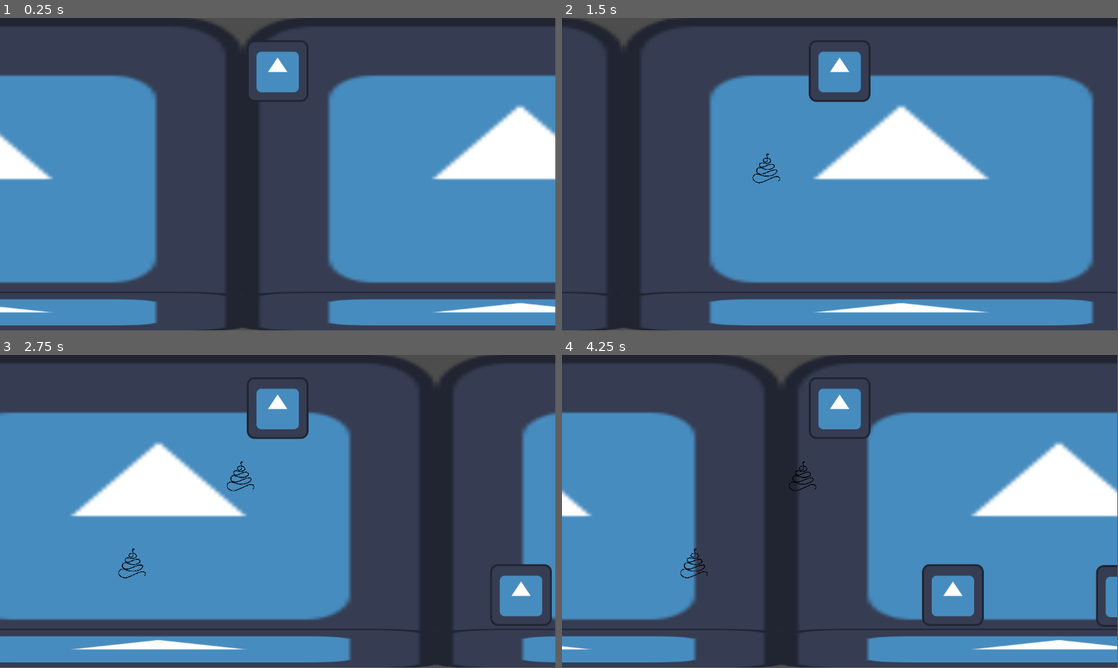
Above: before the commit, frames 1-4 (two rows, left to right).
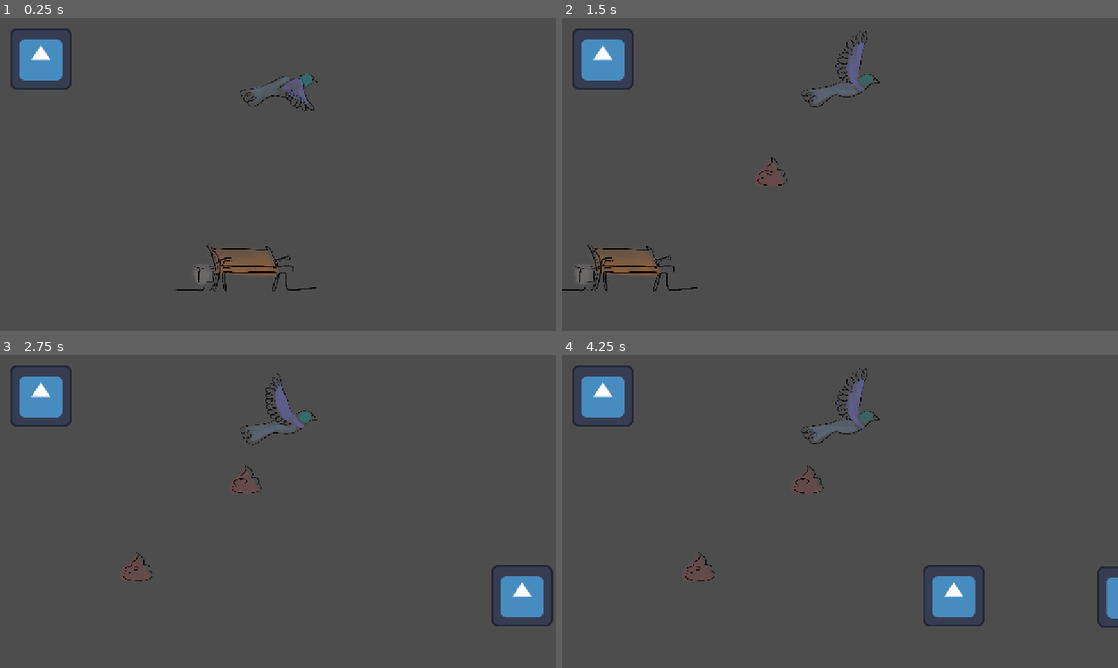
Above: after the commit, the same moments.

Repository: Argonbart/1Kackspiel
Game: Godot game, scene res://scenes/world.tscn
Same seed, same stepped clock (60 frames per second), same inputs: the game is played once before the commit and once after it. The engine's default icon, where the game draws it, is replaced by a stand-in: a white triangle on a blue panel in a dark square.
Inputs (mouse positions are in pixels of both pictures, inside the frame that each line leads up to):
- Up to frame 1 (0.25 s): no input
- Up to frame 2 (1.5 s): move the mouse to (962, 158) at 0.52 s; click (962, 158) at 0.67 s; move the mouse to (728, 190) at 1.27 s; click (728, 190) at 1.42 s
- Up to frame 3 (2.75 s): move the mouse to (333, 442) at 2.02 s; click (333, 442) at 2.17 s
- Up to frame 4 (4.25 s): move the mouse to (812, 574) at 2.77 s; click (812, 574) at 2.92 s; move the mouse to (1006, 558) at 3.52 s; click (1006, 558) at 3.67 s
In our replay, the window is 799x449 before the commit and 800x450 after it. These sizes can differ from the game's own. Grey fills any space a smaller window leaves; there, only what the larger window draws over its background counts as a difference.

The runs differ from the first frame. In frame 1, 64% of the frame differs, in the area x 0-100%, y 0-100%; in frame 2, 63%; in frame 3, 62%; in frame 4, 62%.

Commit message:
Add art sprites

Diff:
--- a/1kackspiel/project.godot
+++ b/1kackspiel/project.godot
@@ -18,3 +18,8 @@
 [autoload]
 
 Globals="*res://scripts/globals.gd"
+
+[display]
+
+window/size/mode=4
+window/stretch/mode="canvas_items"
--- /dev/null
+++ b/1kackspiel/scenes/background.tscn
@@ -0,0 +1,10 @@
+[gd_scene load_steps=2 format=3 uid="uid://bnp0jtbeoph08"]
+
+[ext_resource type="Texture2D" uid="uid://baxx1vpyavn1k" path="res://assets/landscape_bench.png" id="1_bkp1e"]
+
+[node name="Background" type="Node2D"]
+
+[node name="Sprite2D" type="Sprite2D" parent="."]
+position = Vector2(0, 500)
+scale = Vector2(0.15, 0.15)
+texture = ExtResource("1_bkp1e")
--- a/1kackspiel/scenes/bird.tscn
+++ b/1kackspiel/scenes/bird.tscn
@@ -1,7 +1,64 @@
-[gd_scene load_steps=4 format=3 uid="uid://cm4xec5ngycft"]
+[gd_scene load_steps=12 format=3 uid="uid://cm4xec5ngycft"]
 
 [ext_resource type="Script" uid="uid://cf3yhgot6dmyf" path="res://scripts/bird.gd" id="1_3po83"]
-[ext_resource type="Texture2D" uid="uid://b3qqm72k53syp" path="res://assets/icon.svg" id="1_kqhkv"]
+[ext_resource type="Texture2D" uid="uid://501y3kru52u2" path="res://assets/bird_spritesheet.png" id="2_3po83"]
+
+[sub_resource type="AtlasTexture" id="AtlasTexture_hq4t0"]
+atlas = ExtResource("2_3po83")
+region = Rect2(0, 0, 1084, 1110)
+
+[sub_resource type="AtlasTexture" id="AtlasTexture_twsrt"]
+atlas = ExtResource("2_3po83")
+region = Rect2(1084, 0, 1084, 1110)
+
+[sub_resource type="AtlasTexture" id="AtlasTexture_b7mtg"]
+atlas = ExtResource("2_3po83")
+region = Rect2(2168, 0, 1084, 1110)
+
+[sub_resource type="AtlasTexture" id="AtlasTexture_bdh3x"]
+atlas = ExtResource("2_3po83")
+region = Rect2(3252, 0, 1084, 1110)
+
+[sub_resource type="AtlasTexture" id="AtlasTexture_jggmu"]
+atlas = ExtResource("2_3po83")
+region = Rect2(4336, 0, 1084, 1110)
+
+[sub_resource type="AtlasTexture" id="AtlasTexture_hrcfq"]
+atlas = ExtResource("2_3po83")
+region = Rect2(5420, 0, 1084, 1110)
+
+[sub_resource type="AtlasTexture" id="AtlasTexture_ehebh"]
+atlas = ExtResource("2_3po83")
+region = Rect2(6504, 0, 1084, 1110)
+
+[sub_resource type="SpriteFrames" id="SpriteFrames_qavic"]
+animations = [{
+"frames": [{
+"duration": 1.0,
+"texture": SubResource("AtlasTexture_hq4t0")
+}, {
+"duration": 1.0,
+"texture": SubResource("AtlasTexture_twsrt")
+}, {
+"duration": 1.0,
+"texture": SubResource("AtlasTexture_b7mtg")
+}, {
+"duration": 1.0,
+"texture": SubResource("AtlasTexture_bdh3x")
+}, {
+"duration": 1.0,
+"texture": SubResource("AtlasTexture_jggmu")
+}, {
+"duration": 1.0,
+"texture": SubResource("AtlasTexture_hrcfq")
+}, {
+"duration": 1.0,
+"texture": SubResource("AtlasTexture_ehebh")
+}],
+"loop": true,
+"name": &"default",
+"speed": 10.0
+}]
 
 [sub_resource type="RectangleShape2D" id="RectangleShape2D_3po83"]
 size = Vector2(128, 127)
@@ -11,9 +68,12 @@
 bird_sprite = NodePath("Sprite")
 camera = NodePath("Camera")
 
-[node name="Sprite" type="Sprite2D" parent="."]
-position = Vector2(0, -214)
-texture = ExtResource("1_kqhkv")
+[node name="Sprite" type="AnimatedSprite2D" parent="."]
+position = Vector2(0, -214.5)
+scale = Vector2(0.15, 0.15)
+sprite_frames = SubResource("SpriteFrames_qavic")
+autoplay = "default"
+frame_progress = 0.876447
 
 [node name="CollisionShape" type="CollisionShape2D" parent="."]
 position = Vector2(0, -214.5)
--- a/1kackspiel/scenes/poop.tscn
+++ b/1kackspiel/scenes/poop.tscn
@@ -1,8 +1,8 @@
 [gd_scene load_steps=4 format=3 uid="uid://c25xab4l8sob6"]
 
-[ext_resource type="Texture2D" uid="uid://d7ccj6l01dwt" path="res://assets/kacki.png" id="1_634gh"]
+[ext_resource type="Texture2D" uid="uid://bop7sv3ajsy1p" path="res://assets/poop_munition_outline.png" id="2_l3xhj"]
 [ext_resource type="Script" uid="uid://wxgakxl7g3u3" path="res://scripts/poop.gd" id="2_pkbnx"]
-[ext_resource type="Texture2D" uid="uid://b3qqm72k53syp" path="res://assets/icon.svg" id="3_l3xhj"]
+[ext_resource type="Texture2D" uid="uid://dlm8sgwh3kl1y" path="res://assets/poop_munition_shape.png" id="3_l3xhj"]
 
 [node name="Poop" type="Node2D" node_paths=PackedStringArray("poop_body", "poop_area")]
 script = ExtResource("2_pkbnx")
@@ -14,29 +14,21 @@
 collision_layer = 2
 
 [node name="CollisionPolygon2D" type="CollisionPolygon2D" parent="PoopBody"]
-polygon = PackedVector2Array(1, -34, 14, -10, 21, 2, 27, 18, 24, 25, -20, 28, -30, 20, -29, 11, -21, -3, -15, -14, -7, -24, -1, -34)
+polygon = PackedVector2Array(6, -28, 21, -17, 24, -8, 24, -2, 33, 0, 38, 7, 37, 12, 40, 17, 41, 23, 38, 28, 29, 33, 14, 34, -3, 33, -16, 31, -21, 26, -23, 21, -22, 18, -17, 15, -18, 11, -18, 5, -14, 2, -8, 1, -5, -2, -3, -7, 3, -13, 6, -16, 7, -20, 6, -24, 5, -27)
+
+[node name="PoopSprite2" type="Sprite2D" parent="PoopBody"]
+modulate = Color(1, 1, 1, 0.392157)
+scale = Vector2(0.04, 0.04)
+texture = ExtResource("3_l3xhj")
 
 [node name="PoopSprite" type="Sprite2D" parent="PoopBody"]
 scale = Vector2(0.04, 0.04)
-texture = ExtResource("1_634gh")
-
-[node name="PoopParticles" type="CPUParticles2D" parent="PoopBody/PoopSprite"]
-visible = false
-scale = Vector2(25, 25)
-amount = 100
-texture = ExtResource("3_l3xhj")
-preprocess = 10.0
-emission_shape = 3
-emission_rect_extents = Vector2(400, 400)
-gravity = Vector2(0, 0)
-scale_amount_min = 0.2
-scale_amount_max = 0.2
-color = Color(1, 0, 0, 1)
+texture = ExtResource("2_l3xhj")
 
 [node name="PoopArea" type="Area2D" parent="PoopBody"]
 collision_layer = 2
 
 [node name="CollisionPolygon2D" type="CollisionPolygon2D" parent="PoopBody/PoopArea"]
-polygon = PackedVector2Array(1, -34, 14, -10, 21, 2, 29, 18, 23, 32, -22, 31, -33, 20, -29, 11, -21, -3, -15, -14, -7, -24, -1, -34)
+polygon = PackedVector2Array(6, -28, 21, -17, 24, -8, 24, -2, 33, 0, 38, 7, 37, 12, 40, 17, 41, 23, 38, 28, 29, 33, 14, 34, -3, 33, -16, 31, -21, 26, -23, 21, -22, 18, -17, 15, -18, 11, -18, 5, -14, 2, -8, 1, -5, -2, -3, -7, 3, -13, 6, -16, 7, -20, 6, -24, 5, -27)
 
 [connection signal="area_entered" from="PoopBody/PoopArea" to="." method="_on_poop_area_area_entered"]
--- /dev/null
+++ b/1kackspiel/scenes/ui.tscn
@@ -0,0 +1,21 @@
+[gd_scene load_steps=2 format=3 uid="uid://5kpma8i70u3"]
+
+[ext_resource type="Texture2D" uid="uid://b3qqm72k53syp" path="res://assets/icon.svg" id="1_nt7q6"]
+
+[node name="UI" type="CanvasLayer"]
+
+[node name="Container" type="Container" parent="."]
+anchors_preset = 15
+anchor_right = 1.0
+anchor_bottom = 1.0
+grow_horizontal = 2
+grow_vertical = 2
+
+[node name="MarginContainer" type="MarginContainer" parent="Container"]
+layout_mode = 2
+theme_override_constants/margin_left = 20
+theme_override_constants/margin_top = 20
+
+[node name="TextureRect" type="TextureRect" parent="Container/MarginContainer"]
+layout_mode = 2
+texture = ExtResource("1_nt7q6")
--- a/1kackspiel/scenes/world.tscn
+++ b/1kackspiel/scenes/world.tscn
@@ -1,14 +1,19 @@
-[gd_scene load_steps=6 format=3 uid="uid://b87flovmmqdy6"]
+[gd_scene load_steps=8 format=3 uid="uid://b87flovmmqdy6"]
 
+[ext_resource type="PackedScene" uid="uid://bnp0jtbeoph08" path="res://scenes/background.tscn" id="1_i7141"]
 [ext_resource type="PackedScene" uid="uid://cm4xec5ngycft" path="res://scenes/bird.tscn" id="1_nnsk1"]
 [ext_resource type="Texture2D" uid="uid://b3qqm72k53syp" path="res://assets/icon.svg" id="2_rwgxs"]
 [ext_resource type="Shape2D" uid="uid://c66lqgv2eaf30" path="res://shapes/ground_shape.tres" id="3_4wyf3"]
 [ext_resource type="Script" uid="uid://cosk1k0wef2rc" path="res://scripts/human_spawner.gd" id="4_k0juu"]
 [ext_resource type="PackedScene" uid="uid://bfipa14gkf06n" path="res://scenes/basic_human.tscn" id="5_71j4m"]
+[ext_resource type="PackedScene" uid="uid://5kpma8i70u3" path="res://scenes/ui.tscn" id="6_qfnet"]
 
 [node name="World" type="Node2D"]
 
+[node name="Background" parent="." instance=ExtResource("1_i7141")]
+
 [node name="Parallax" type="Parallax2D" parent="."]
+visible = false
 repeat_size = Vector2(1152, 0)
 
 [node name="Background" type="Sprite2D" parent="Parallax"]
@@ -51,4 +56,6 @@
 wait_time = 1.985
 autostart = true
 
+[node name="UI" parent="." instance=ExtResource("6_qfnet")]
+
 [connection signal="timeout" from="Human Spawner/Timer" to="Human Spawner" method="_on_timer_timeout"]
--- a/1kackspiel/scripts/bird.gd
+++ b/1kackspiel/scripts/bird.gd
@@ -14,7 +14,7 @@
 @onready var _POOP_SCENE = preload("res://scenes/poop.tscn")
 
 # exports
-@export var bird_sprite: Sprite2D
+@export var bird_sprite: AnimatedSprite2D
 @export var camera: Camera2D
 
 # button variables
@@ -110,6 +110,7 @@
 
 func change_direction():
 	Globals.invert_direction = !Globals.invert_direction
+	bird_sprite.flip_h = !bird_sprite.flip_h
 	currently_executing_command = false
 
 
Binary file added: 1kackspiel/assets/bird_spritesheet.png
Not shown, added: 1kackspiel/assets/bird_spritesheet.png.import
Binary file added: 1kackspiel/assets/landscape_bench.png
Not shown, added: 1kackspiel/assets/landscape_bench.png.import
Binary file added: 1kackspiel/assets/landscape_tree.png
Not shown, added: 1kackspiel/assets/landscape_tree.png.import
Binary file added: 1kackspiel/assets/landscape_tree01.png
Not shown, added: 1kackspiel/assets/landscape_tree01.png.import
Binary file added: 1kackspiel/assets/landscape_tree02.png
Not shown, added: 1kackspiel/assets/landscape_tree02.png.import
Binary file added: 1kackspiel/assets/pickup_berry.png
Not shown, added: 1kackspiel/assets/pickup_berry.png.import
(and 4 more such lines)
